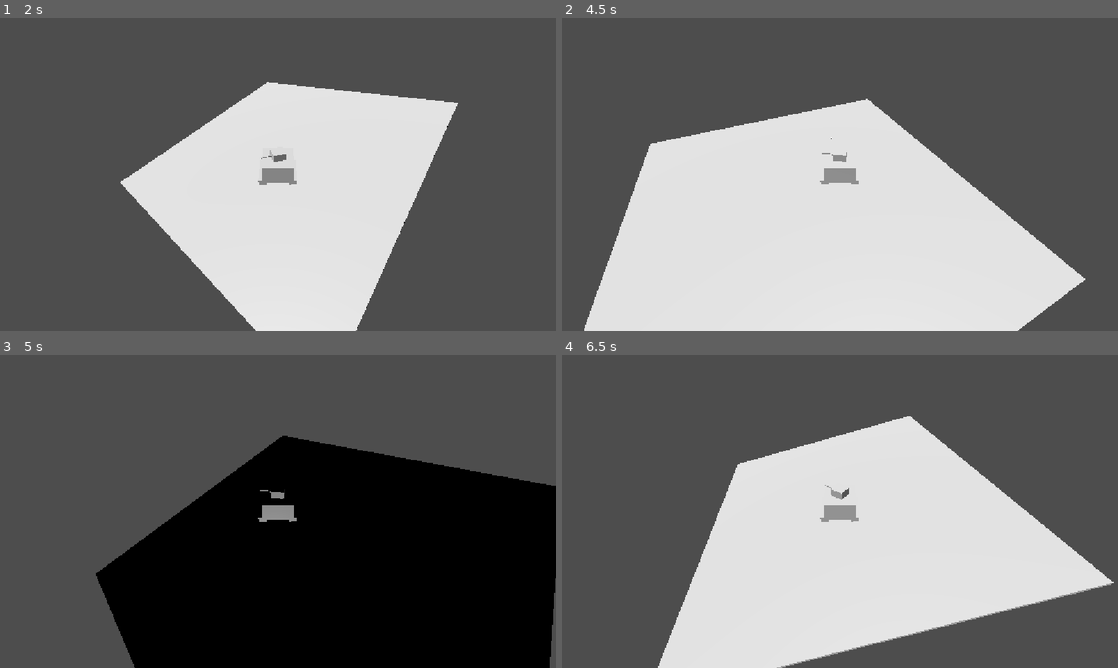
Above: before the commit, frames 1-4 (two rows, left to right).
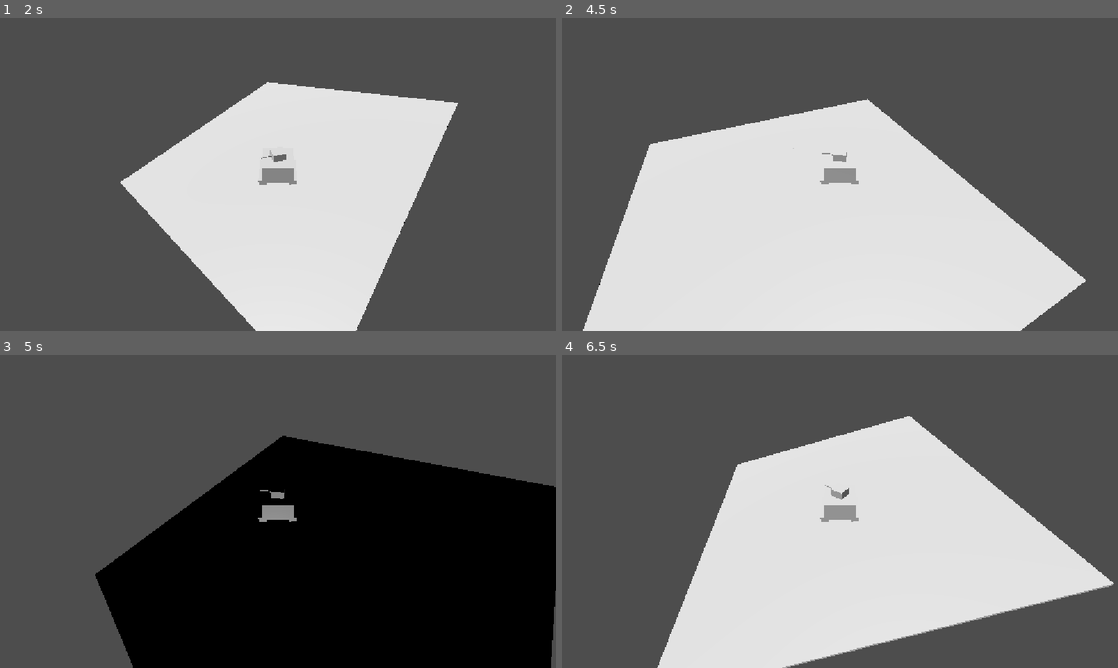
Above: after the commit, the same moments.

Repository: Grihgrix/Tank_Shift
Game: Godot game, scene res://Game scenes/Main_game_scene.tscn
Two runs of this game, one before a commit and one after it. Both use one fixed random seed, a clock stepped at 60 frames per second and the inputs below.
Inputs (mouse positions are in pixels of both pictures, inside the frame that each line leads up to):
- Up to frame 1 (2 s): tap Enter (ui_accept) at 0.5, 0.77, 1.52 s; move the mouse to (400, 158) at 0.52 s; hold Right (ui_right) 0.53-1.28 s; click (400, 158) at 0.6 s; move the mouse to (166, 190) at 1.27 s; hold Down (ui_down) from 1.28 s (still down); click (166, 190) at 1.35 s
- Up to frame 2 (4.5 s): move the mouse to (895, 105) at 2.02 s; release Down (ui_down) at 2.03 s; hold Right (ui_right) 2.03-2.78 s; click (895, 105) at 2.1 s; move the mouse to (812, 237) at 2.77 s; hold Up (ui_up) 2.78-3.53 s; click (812, 237) at 2.85 s; tap Enter (ui_accept) at 3.02, 3.77 s; move the mouse to (1006, 221) at 3.52 s; hold Left (ui_left) from 3.53 s (still down); click (1006, 221) at 3.6 s; move the mouse to (673, 127) at 4.27 s; click (673, 127) at 4.35 s
- Up to frame 3 (5 s): keep holding Left (ui_left); tap Enter (ui_accept) at 4.52 s
- Up to frame 4 (6.5 s): move the mouse to (867, 511) at 5.02 s; release Left (ui_left) at 5.03 s; hold Down (ui_down) 5.03-5.78 s; click (867, 511) at 5.1 s; move the mouse to (756, 433) at 5.77 s; hold Right (ui_right) from 5.78 s (still down); click (756, 433) at 5.85 s; tap Enter (ui_accept) at 6.02 s

Frame 1 is identical in both runs. In frame 2, 0.2% of the frame differs, in the area x 3-95%, y 25-100%; in frame 3, 0.2%; in frame 4, 0.6%, in the area x 17-100%, y 19-100%.

Commit message:
Added a shift modifier for calculation of orientation
This is not fully working in upside down

Diff:
--- a/Game scenes/Character scenes/shooter.gd
+++ b/Game scenes/Character scenes/shooter.gd
@@ -34,12 +34,16 @@
 	projectile.global_position = global_position # Necessary if in a different node
 
 	# Check if character is upside down # This is needed otherwise the X velocity goes in the wrong direction
-	if character.rotation.z == 0:
+	if round(character.rotation.z) == 0:
 		shift_shoot_modifier = 1
 	else:
 		shift_shoot_modifier = -1
+	#print(round(character.rotation.z))
 
-	# Give the projectile an initial speed
+	# Give the projectile an initial speed shift_shoot_modifier *
 	projectile.linear_velocity.x = - shift_shoot_modifier * Global.projectile_speed * sin(tourelle.rotation.y + character.rotation.y)
 	projectile.linear_velocity.y = 0
 	projectile.linear_velocity.z = - Global.projectile_speed * cos(tourelle.rotation.y + character.rotation.y)
+	print(projectile.linear_velocity)
+
+	# TODO : Remember to make the Mball scale back to 0,3 after tests
